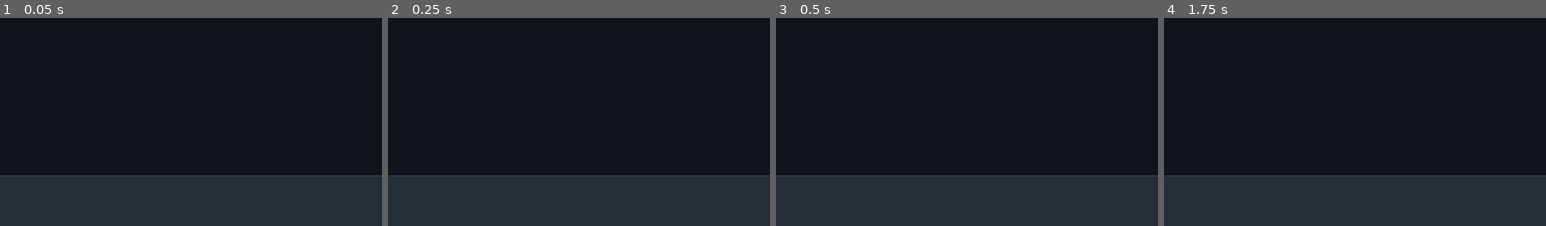
Above: before the commit, frames 1-4 (left to right).
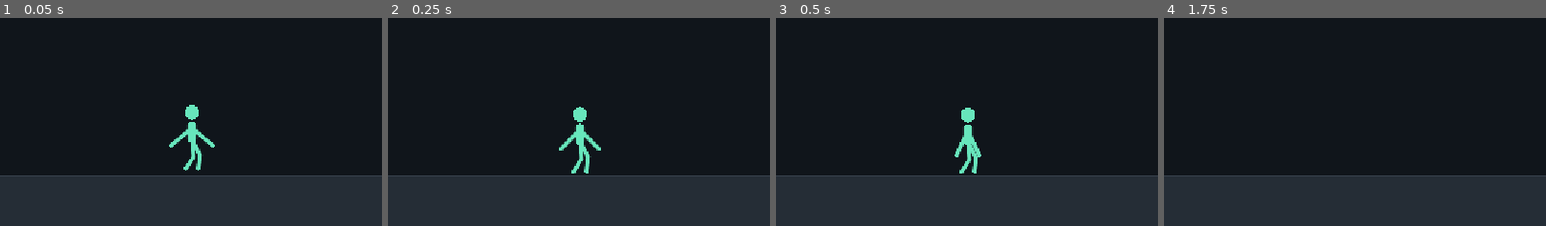
Above: after the commit, the same moments.

Repository: divanburke/ShadowSwap
Game: Godot game, scene res://main.tscn
The game is run twice, just before and just after one commit, with the same random seed, the same clock (stepped at 60 frames per second) and the same inputs.
Inputs:
- Up to frame 1 (0.05 s): no input
- Up to frame 2 (0.25 s): no input
- Up to frame 3 (0.5 s): no input
- Up to frame 4 (1.75 s): hold J 0.53-1.28 s; hold D from 0.53 s (still down); tap W at 0.77, 1.52 s; tap Enter at 1.25 s; tap J at 1.35 s
The pictures show only the part of the screen within x 25-75%, y 50-100%; the shares and areas given below are measured in that part.

The runs differ from the first frame. In frame 1, 1.0% of the frame differs, in the area x 44-57%, y 41-74%; in frame 2, 1.0%, in the area x 44-56%, y 42-75%; in frame 3, 0.9%; in frame 4, nothing differs.
Error before the commit: Parse Error: Identifier "MAX_HORIZONTAL_SPEED" not declared in the current scope. (res://scripts/fighter.gd:267)

Commit message:
Complete physics controller declarations and floor state

Diff:
--- a/scripts/fighter.gd
+++ b/scripts/fighter.gd
@@ -31,6 +31,7 @@
 const GRAVITY = 1500.0
 const FAST_FALL_ACCELERATION = 1200.0
 const MAX_FALL_SPEED = 980.0
+const MAX_HORIZONTAL_SPEED = 760.0
 const JUMP_SPEED = 635.0
 
 const WALL_JUMP_HORIZONTAL_SPEED = 500.0
@@ -436,7 +437,7 @@
 		left_target.y += air_motion * BODY_HEIGHT * 0.06
 		right_target.y += air_motion * BODY_HEIGHT * 0.06
 
-	if is_on_floor() and not previous_floor_state:
+	if grounded and not previous_floor_state:
 		left_hand_velocity.y -= 100.0
 		right_hand_velocity.y -= 100.0
 
@@ -496,7 +497,7 @@
 	#
 	# During support the foot moves backward relative to the hips as the
 	# body passes over it. During swing it lifts, travels forward, and lands.
-	if is_on_floor() and speed_ratio > 0.05:
+	if grounded and speed_ratio > 0.05:
 		walking_phase = fmod(
 			walking_phase + delta * (WALK_CYCLE_SPEED + speed_ratio * 5.0),
 			TAU
@@ -514,28 +515,28 @@
 	var left_leg_target = get_walk_ankle_target(
 		left_cycle,
 		-1.0,
-		is_on_floor()
+		grounded
 	)
 
 	var right_leg_target = get_walk_ankle_target(
 		right_cycle,
 		1.0,
-		is_on_floor()
-	)
-
-	if speed_ratio <= 0.05 and is_on_floor():
+		grounded
+	)
+
+	if speed_ratio <= 0.05 and grounded:
 		left_leg_target = Vector2(-ANKLE_BASE_X, ANKLE_BASE_Y)
 		right_leg_target = Vector2(ANKLE_BASE_X, ANKLE_BASE_Y)
 
 	# In the air both legs relax downward and slightly behind the body.
-	if not is_on_floor():
+	if not grounded:
 		left_leg_target.y += BODY_HEIGHT * 0.06
 		right_leg_target.y += BODY_HEIGHT * 0.06
 		left_leg_target.x -= facing * BODY_HEIGHT * 0.04
 		right_leg_target.x -= facing * BODY_HEIGHT * 0.04
 
-	var left_cycle_stance = is_on_floor() and left_cycle < 0.5
-	var right_cycle_stance = is_on_floor() and right_cycle < 0.5
+	var left_cycle_stance = grounded and left_cycle < 0.5
+	var right_cycle_stance = grounded and right_cycle < 0.5
 
 	var left_ankle_state = spring_vector(
 		left_ankle_offset,
@@ -587,7 +588,7 @@
 		facing
 	)
 
-	previous_floor_state = is_on_floor()
+	previous_floor_state = grounded
 
 
 func get_walk_ankle_target(cycle, side, grounded):
@@ -832,7 +833,7 @@
 func constrain_ankle_to_floor(point):
 	var posed = pose_point(point)
 
-	if is_on_floor():
+	if grounded:
 		var maximum_y = GROUND_RENDER_Y - GROUND_RENDER_MARGIN
 		posed.y = minf(posed.y, maximum_y)
 
